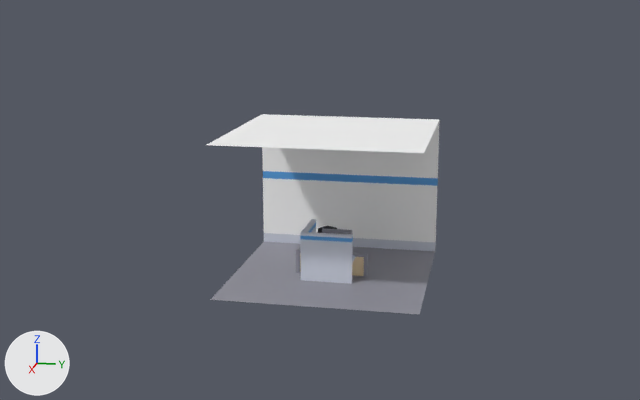
An edit to the Blender file blends/assets.blend, drawn before and after from the same camera.
Before and after are seen from a 50 mm camera at (34.7, 6.4, 11.8) aimed at (0.2, -0.5, 3.2). Arrows for +X, +Y and +Z are at lower left; the lights stay in place. The same objects are shown in both versions, whatever each file hides.

In view in the first picture: 'corkboard', 'cubicle', 'split'.
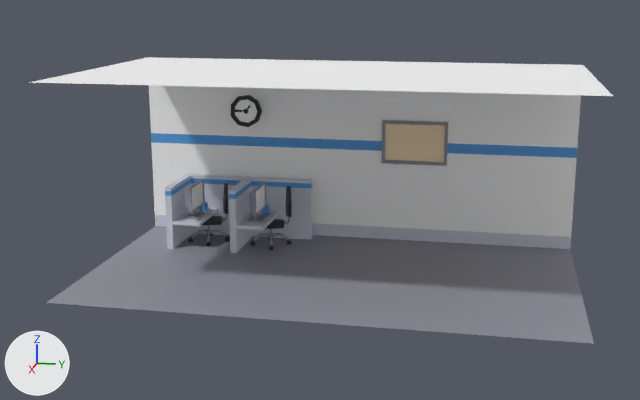
What differs and where, as boxes [x1, y1, x2, y2] in the pictures (640 x 400 px):
'split', rescaled (150% wider, 43% taller): before [207, 114, 440, 315]; after [29, 57, 613, 344]
'cubicle', moved, turned, rescaled: before [300, 219, 355, 284]; after [165, 174, 247, 249]
'cubicle.001', added: after [229, 176, 312, 253]
'corkboard', moved: before [296, 249, 368, 277]; after [381, 120, 448, 166]
'clock', moved (not visible before): after [231, 95, 262, 127]

The change, as a list of edits to the scene's bpy script:
```text
Change ob_corkboard:
    ob_corkboard.location: (0.0, 0.0, 0.0) -> (-5.6, 2.8, 4.67)
Change ob_cubicle:
    ob_cubicle.location: (0.0, 0.0, 0.0) -> (-3.46, -6.44, 0.0)
    ob_cubicle.rotation_euler: (0.0, 0.0, 0.0) -> (0.0, 0.0, -1.571)  # degrees (0, 0, 0) -> degrees (0, 0, -90)
    ob_cubicle.scale: (1.0, 1.0, 1.0) -> (1.43, 1.43, 1.43)
Change ob_clock:
    ob_clock.location: (0.0, 0.0, 0.0) -> (-5.0, -5.0, 6.0)
Change ob_split:
    ob_split.scale: (1.0, 1.0, 1.0) -> (1.39, 2.5, 1.39)
Add ob_cubicle_001:
    ob_cubicle_001 = bpy.data.objects.new('cubicle.001', me_cubicle.copy())  # the mesh of ob_cubicle
    ob_cubicle_001.location = (-3.46, -3.46, 0.0)
    ob_cubicle_001.rotation_euler = (0.0, 0.0, -1.571)  # degrees (0, 0, -90)
    ob_cubicle_001.scale = (1.43, 1.43, 1.43)
```
